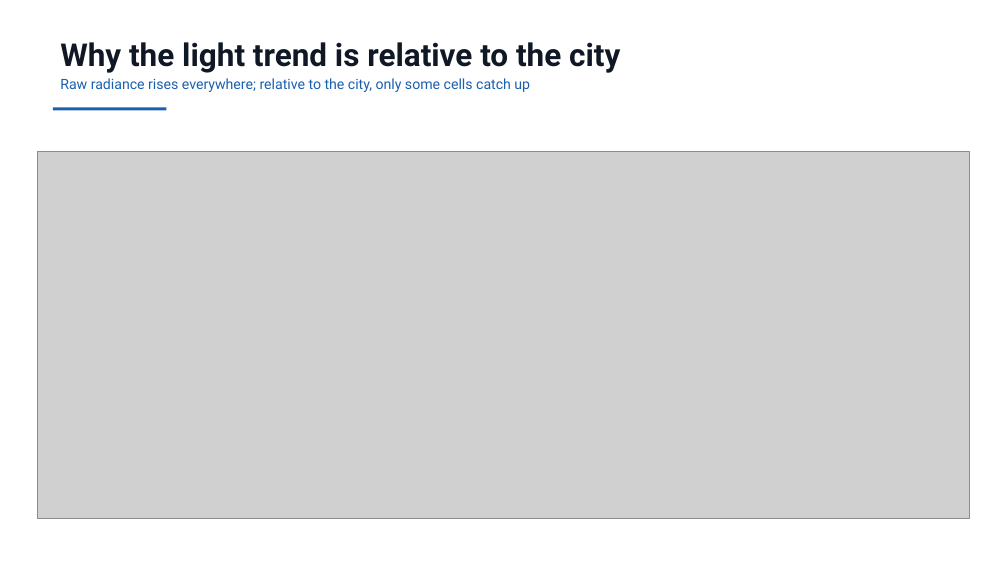
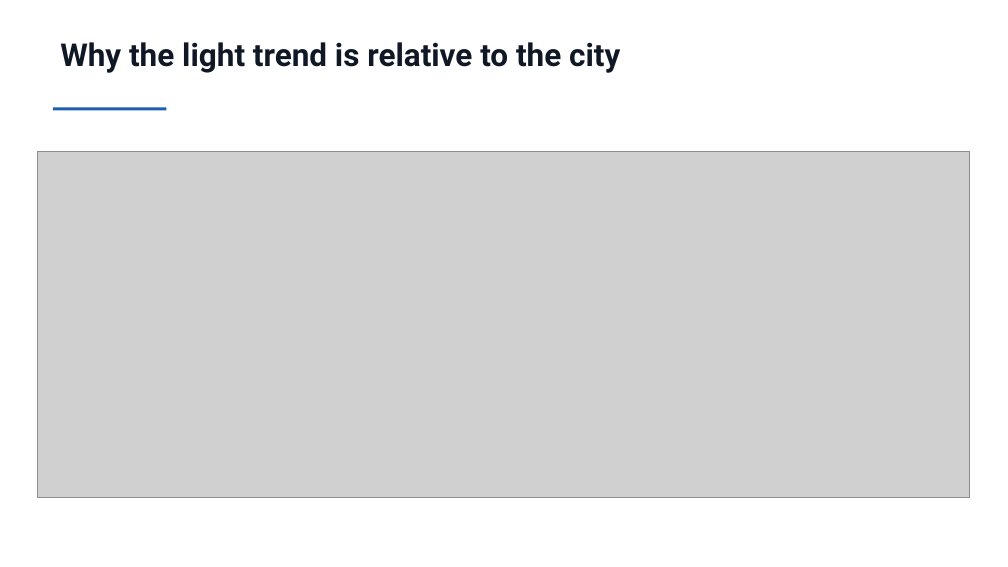
Before and after one commit to Preygle/satellite-ecomony-predection, a slide deck: slide 11 of docs/Review3_Panel_Presentation.pptx. Drawn at 1008x567 pixels with LibreOffice and Linux fonts; fonts in the diff are those of the drawing; grey boxes stand for pictures. Boxes give left, top, right and bottom in pixels: in the first picture for what was removed or moved away, otherwise in the second. Text is boxed around its words. In the diff, an @@ line names an element or a change of style, - is before the commit and + after.

```diff
--- a/docs/Review3_Panel_Presentation.pptx
+++ b/docs/Review3_Panel_Presentation.pptx
@@ text at <box>60,78,530,92</box>: paragraph removed @@
-Raw radiance rises everywhere; relative to the city, only some cells catch up
@@ picture: place and size @@
-picture at <box>38,151,970,518</box>
+picture at <box>38,151,970,498</box>
```
Also in this commit, not shown: 10 other slides changed, 3 slides added, 3 slides removed.
